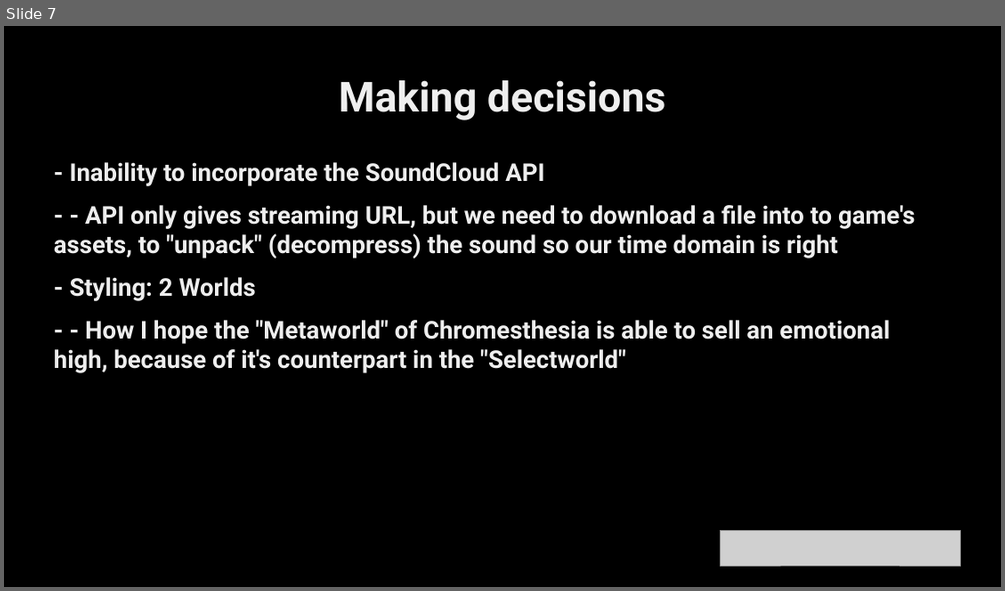
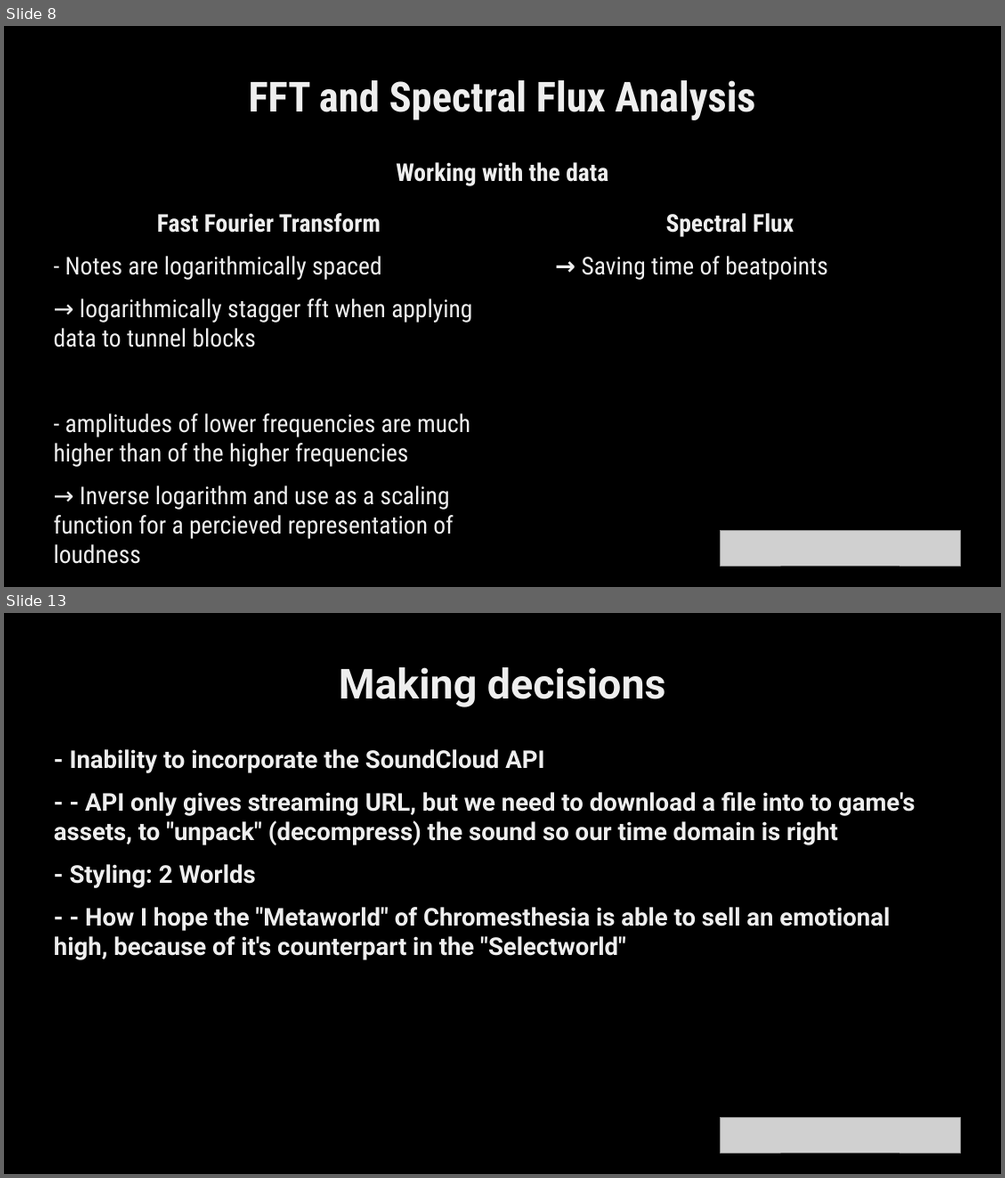
Before and after one commit to etlaM21/Chromesthesia, a slide deck: FINAL_PRESENTATON.odp. Shown one above the other, each under a label of ours: slide 7 before the commit, slides 8 and 13 after it; the slides between them are not shown. The pictures are 1005x591 and 1005x1178 pixels, drawn with LibreOffice and Linux fonts; fonts in the diff are those of the drawing; grey boxes stand for pictures. Boxes give left, top, right and bottom in pixels: in the first picture for what was removed or moved away, otherwise in the second. Text is boxed around its words. In the diff, an @@ line names an element or a change of style, - is before the commit and + after.

```diff
--- a/FINAL_PRESENTATON.odp
+++ b/FINAL_PRESENTATON.odp
@@ slide 8 added at (4, 26, 1001, 587), background #FFFFFF @@
@@ rectangle added at (4, 26, 1001, 587), fill #000000, outline #808080 0 pt @@
@@ title added at (249, 80, 755, 120), 44 pt, text #EEEEEE, bold @@
+FFT and Spectral Flux Analysis
@@ text added at (396, 162, 608, 186), 26 pt, text #EEEEEE, bold @@
+Working with the data
@@ text added at (54, 213, 472, 564), 26 pt, text #EEEEEE @@
+Fast Fourier Transform
+- Notes are logarithmically spaced
+→ logarithmically stagger fft when applying data to tunnel blocks
+- amplitudes of lower frequencies are much higher than of the higher frequencies
+→ Inverse logarithm and use as a scaling function for a percieved representation of loudness
@@ text added at (582, 213, 827, 280), 26 pt, text #EEEEEE @@
+Spectral Flux
+→ Saving time of beatpoints
@@ picture added at (720, 530, 960, 565) @@
@@ what was slide 7 is now slide 13 @@
```
Also in this commit, not shown: 2 slides changed, 7 other slides added, 2 slides removed, 2 other files.
